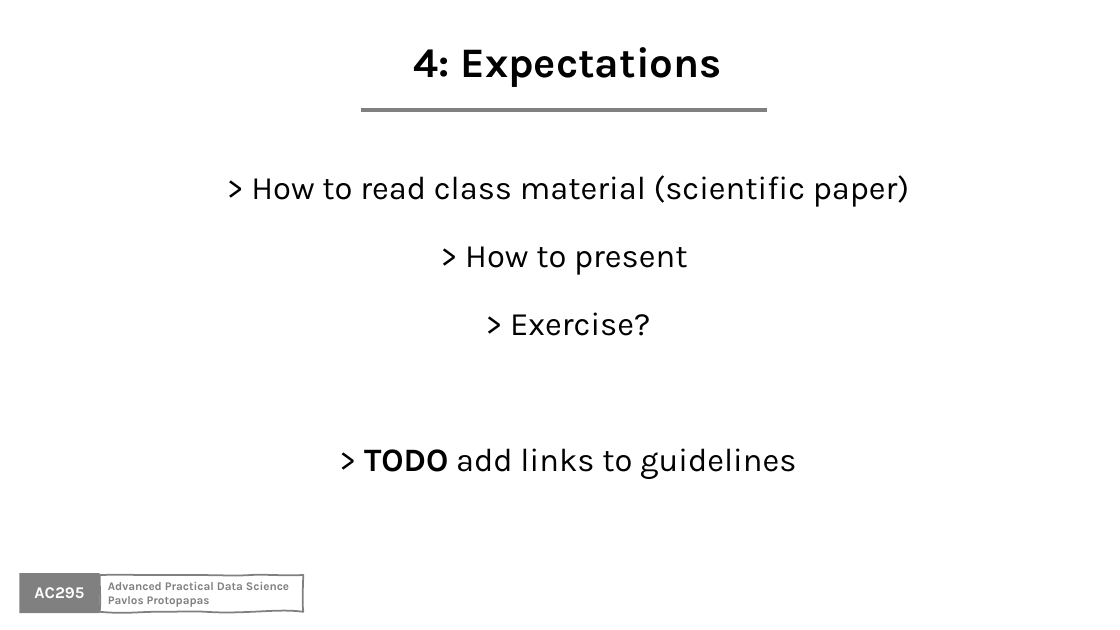
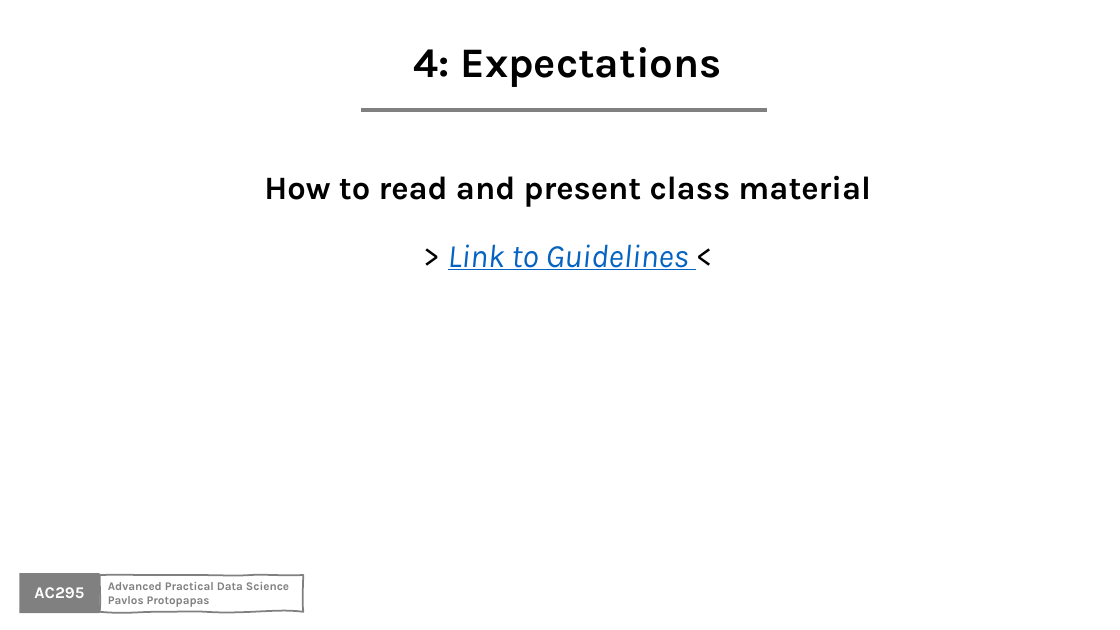
Before and after one commit to Harvard-IACS/2020-AC295, a slide deck: slide 13 of content/lectures/lecture1/presentation/lecture1_draft.pptx (slide 10 before the commit). Drawn at 1120x630 pixels with LibreOffice and Linux fonts; fonts in the diff are those of the drawing; background and template pictures are left out. Boxes give left, top, right and bottom in pixels: in the first picture for what was removed or moved away, otherwise in the second. Text is boxed around its words. In the diff, an @@ line names an element or a change of style, - is before the commit and + after.

```diff
--- a/content/lectures/lecture1/presentation/lecture1_draft.pptx
+++ b/content/lectures/lecture1/presentation/lecture1_draft.pptx
@@ text at (264, 175, 871, 270): text changed; bold on @@
-> How to read class material (scientific paper)
-> How to present
-> Exercise?
-> TODO add links to guidelines
+How to read and present class material
+> Link to Guidelines <
```
Also in this commit, not shown: 12 other slides changed, 1 slide added, 7 other files.
